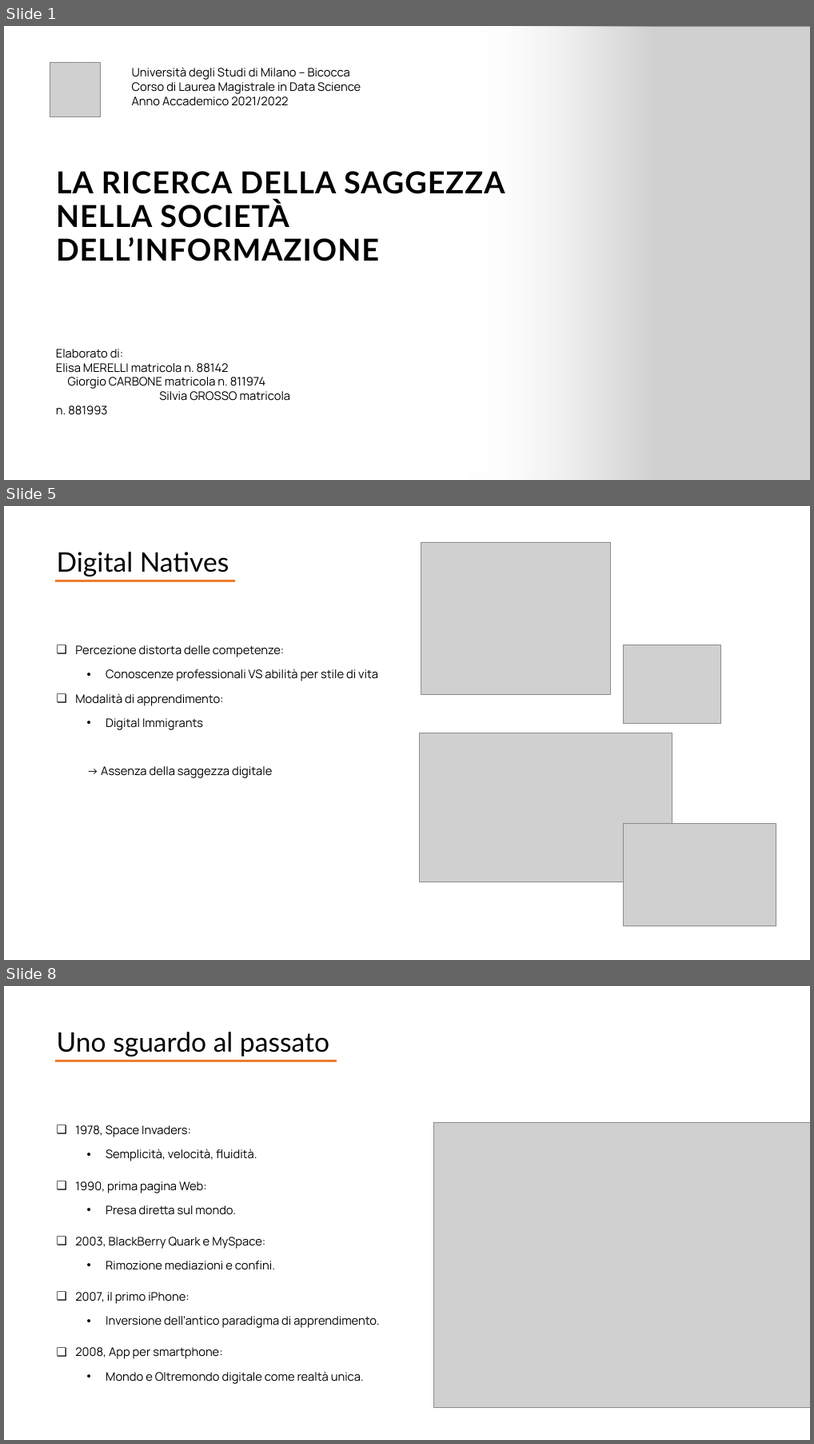
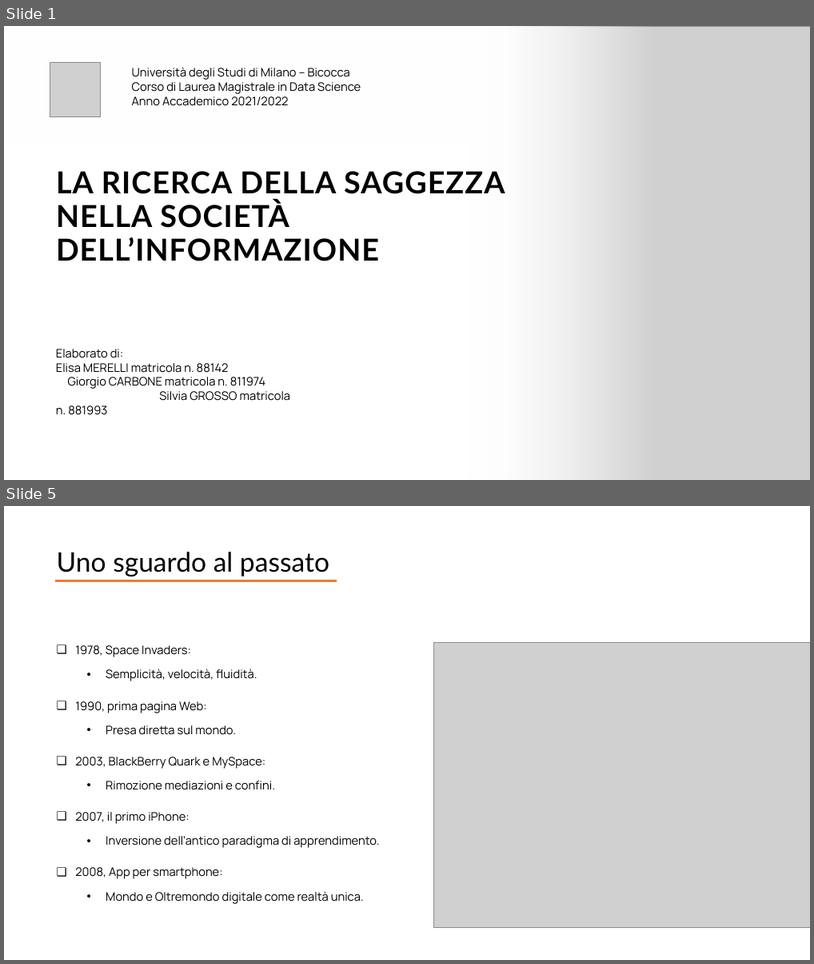
Before and after one commit to giocoal/social-issues-in-information-society-project, a slide deck: Presentazione/Presentazione_completa - Copy.pptx. Shown one above the other, each under a label of ours: slides 1, 5 and 8 before the commit, slides 1 and 5 after it; the slides between them are not shown. The pictures are 814x1444 and 814x964 pixels, drawn with LibreOffice and Linux fonts; fonts in the diff are those of the drawing; grey boxes stand for pictures. Boxes give left, top, right and bottom in pixels: in the first picture for what was removed or moved away, otherwise in the second. Text is boxed around its words. In the diff, an @@ line names an element or a change of style, - is before the commit and + after.

```diff
--- a/Presentazione/Presentazione_completa - Copy.pptx
+++ b/Presentazione/Presentazione_completa - Copy.pptx
@@ slide 5 removed at (4,506,810,960), background #FFFFFF @@
@@ text removed at (57,552,230,576) @@
-Digital Natives
@@ picture removed at (422,542,610,694) @@
@@ line removed from (55, 581) to (236, 581) @@
@@ text removed at (75,645,378,778) @@
-❑ Percezione distorta delle competenze:
-  • Conoscenze professionali VS abilità per stile di vita
-❑ Modalità di apprendimento:
-  • Digital Immigrants
-  → Assenza della saggezza digitale
@@ picture removed at (623,645,721,724) @@
@@ picture removed at (420,733,672,882) @@
@@ picture removed at (623,824,777,926) @@
@@ what was slide 8 is now slide 5 @@
```
Also in this commit, not shown: 3 slides changed, 1 slide added, 3 other slides removed.
